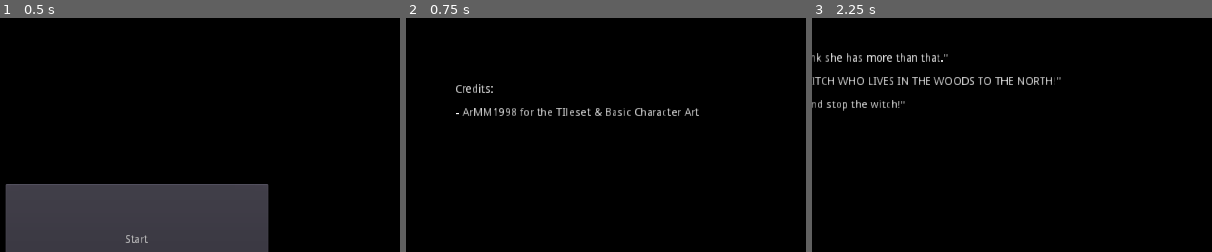
Above: before the commit, frames 1-3 (left to right).
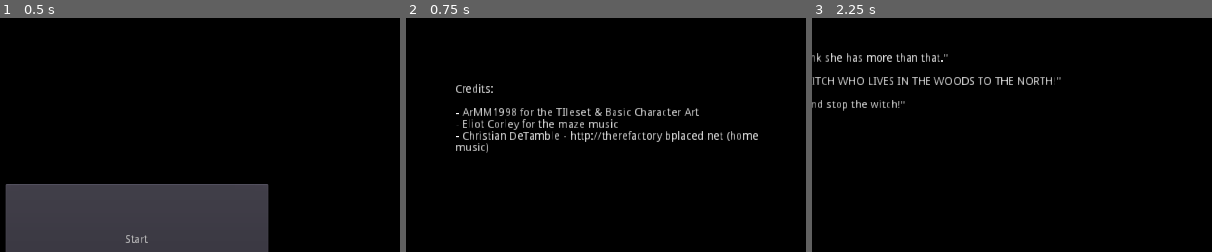
Above: after the commit, the same moments.

Repository: HaywardMorihara/2021AprGameJam
Game: Godot game, scene res://menu/MainMenu.tscn
Same seed, same stepped clock (60 frames per second), same inputs: the game is played once before the commit and once after it.
Inputs:
- Up to frame 1 (0.5 s): no input
- Up to frame 2 (0.75 s): click "Credits" at 0.5 s
- Up to frame 3 (2.25 s): click "Return" at 1.25 s; click "Start" at 2 s
The pictures show only the part of the screen within x 33-83%, y 3-53%; the shares and areas given below are measured in that part.

Frame 1 is identical in both runs. In frame 2, 2.0% of the frame differs, in the area x 12-88%, y 43-58%; in frame 3, nothing differs.

Commit message:
Credits menu update

Diff:
--- a/menu/CreditsMenu.tscn
+++ b/menu/CreditsMenu.tscn
@@ -17,7 +17,11 @@
 text = "Credits:
 
 - ArMM1998 for the TIleset & Basic Character Art
-"
+- Eliot Corley for the maze music
+- Christian DeTamble - http://therefactory.bplaced.net (home music)"
+__meta__ = {
+"_edit_use_anchors_": false
+}
 
 [node name="MainMenuButton" type="Button" parent="."]
 margin_left = 440.0
